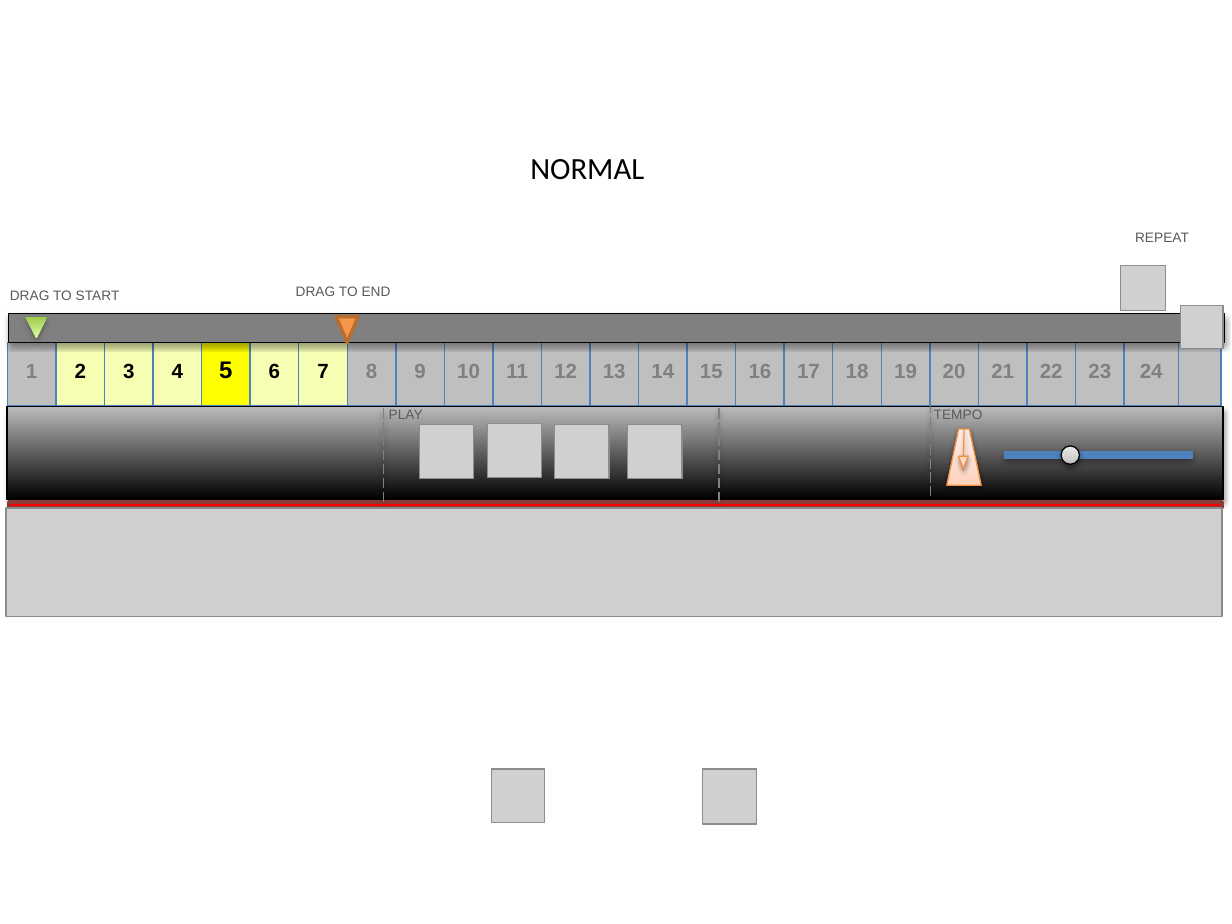
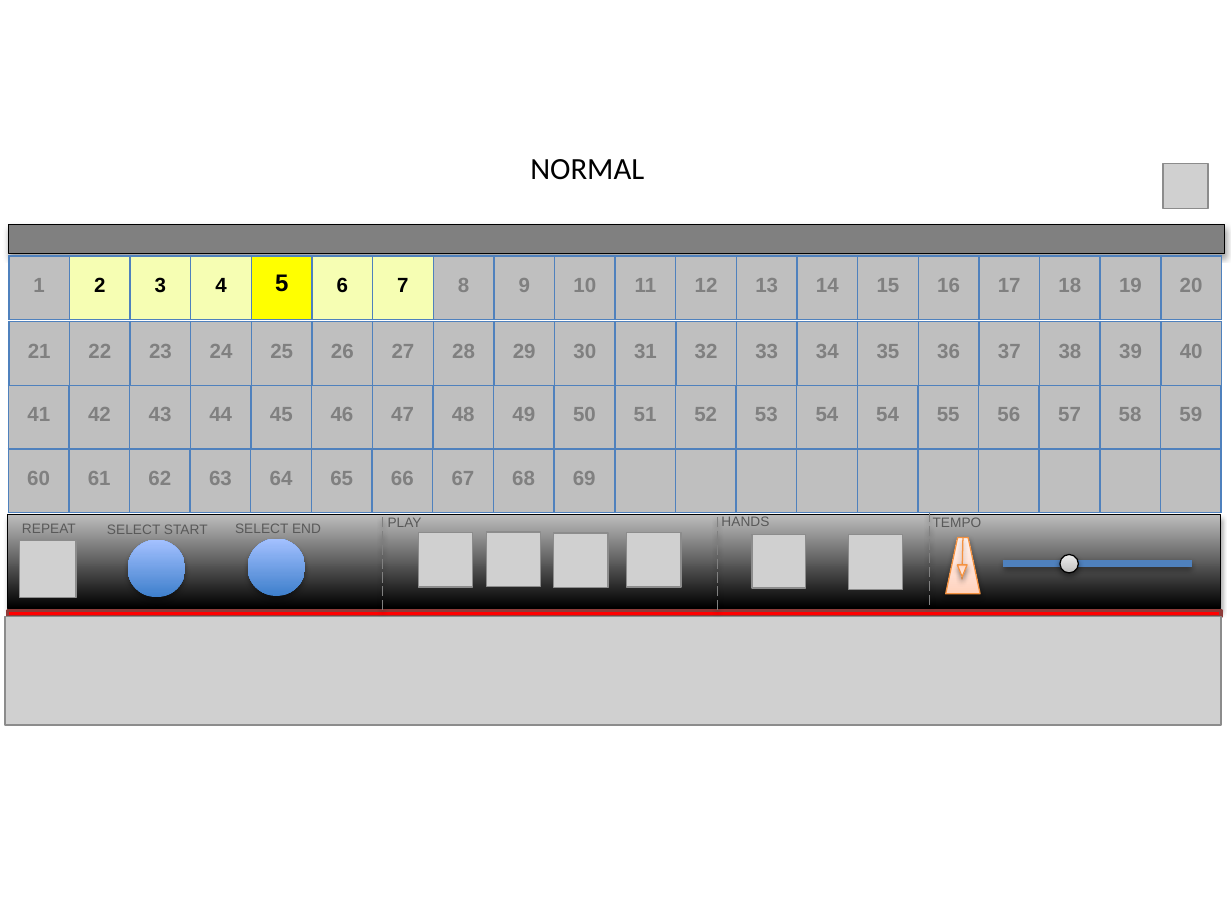
Before and after one commit to etayki/heyDude, a slide deck: slide 1 of GraphicDesign.pptx. Drawn at 1232x924 pixels with LibreOffice and Linux fonts; fonts in the diff are those of the drawing; grey boxes stand for pictures. Boxes give left, top, right and bottom in pixels: in the first picture for what was removed or moved away, otherwise in the second. Text is boxed around its words. In the diff, an @@ line names an element or a change of style, - is before the commit and + after.

```diff
--- a/GraphicDesign.pptx
+++ b/GraphicDesign.pptx
@@ picture: place and size @@
-picture at box(1121, 266, 1165, 310)
+picture at box(1163, 164, 1207, 208)
@@ rectangle: place and size @@
-rectangle at box(9, 314, 1225, 344)
+rectangle at box(9, 224, 1225, 254)
@@ table at box(9, 256, 1216, 320) @@
-column 21: 21
-column 22: 22
-column 23: 23
-column 24: 24
-column 25: 
@@ table: place and size @@
-table at box(7, 342, 1210, 407)
+table at box(9, 256, 1216, 320)
@@ text removed at box(296, 286, 391, 296) @@
-DRAG TO END
@@ table added at box(9, 322, 1216, 386), 1 rows, 20 columns @@
+21 | 22 | 23 | 24 | 25 | 26 | 27 | 28 | 29 | 30 | 31 | 32 | 33 | 34 | 35 | 36 | 37 | 38 | 39 | 40
@@ triangle removed at box(26, 317, 48, 338) @@
@@ triangle removed at box(336, 317, 359, 342) @@
@@ table added at box(9, 386, 1216, 513), 2 rows, 20 columns @@
+41 | 42 | 43 | 44 | 45 | 46 | 47 | 48 | 49 | 50 | 51 | 52 | 53 | 54 | 54 | 55 | 56 | 57 | 58 | 59
+ |  |  |  |  |  |  |  |  |  |  |  |  |  |  |  |  |  |  | 
@@ table added at box(9, 448, 612, 513), 1 rows, 10 columns @@
+60 | 61 | 62 | 63 | 64 | 65 | 66 | 67 | 68 | 69
@@ text "REPEAT": place and size @@
-text "REPEAT" at box(1135, 232, 1189, 242)
+text "REPEAT" at box(22, 524, 76, 533)
@@ text at box(107, 525, 208, 534): text changed @@
-DRAG TO START
+SELECT START
@@ text added at box(235, 524, 321, 533), 8 pt, text #595959 @@
+SELECT END
@@ ellipse added at box(248, 538, 306, 596), fill gradient #3F80CE to #A4C4FF @@
@@ 5 pictures, 5 lines, 2 texts, 2 rectangles, 1 ellipse, 1 trapezoid, 1 triangle: place and size @@
-5 pictures, 5 lines, 2 texts, 2 rectangles, 1 ellipse, 1 trapezoid, 1 triangle at box(6, 403, 1223, 616)
+5 pictures, 5 lines, 2 texts, 2 rectangles, 1 ellipse, 1 trapezoid, 1 triangle at box(5, 511, 1221, 726)
@@ text added at box(721, 517, 769, 526), 8 pt, text #595959 @@
+HANDS
@@ picture: place and size @@
-picture at box(492, 769, 545, 823)
+picture at box(752, 535, 804, 589)
@@ picture: place and size @@
-picture at box(702, 769, 756, 824)
+picture at box(849, 535, 903, 590)
@@ picture: place and size @@
-picture at box(1180, 306, 1222, 347)
+picture at box(20, 541, 76, 598)
@@ ellipse added at box(128, 540, 186, 598), fill gradient #3F80CE to #A4C4FF @@
```
Also in this commit, not shown: 1 other slide changed.
